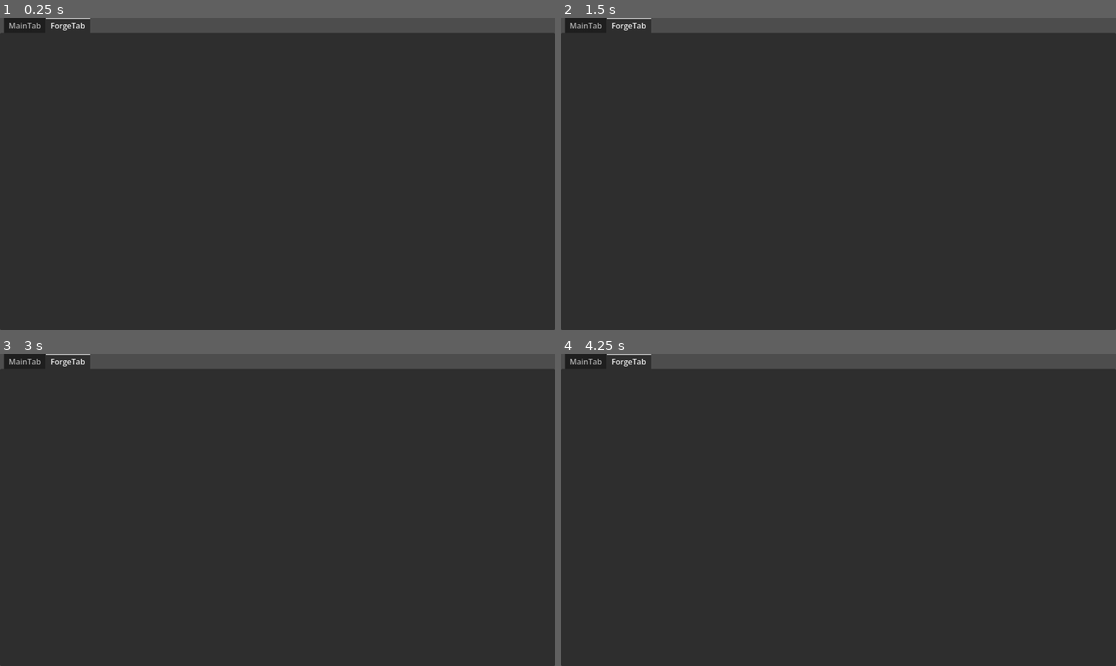
Above: before the commit, frames 1-4 (two rows, left to right).
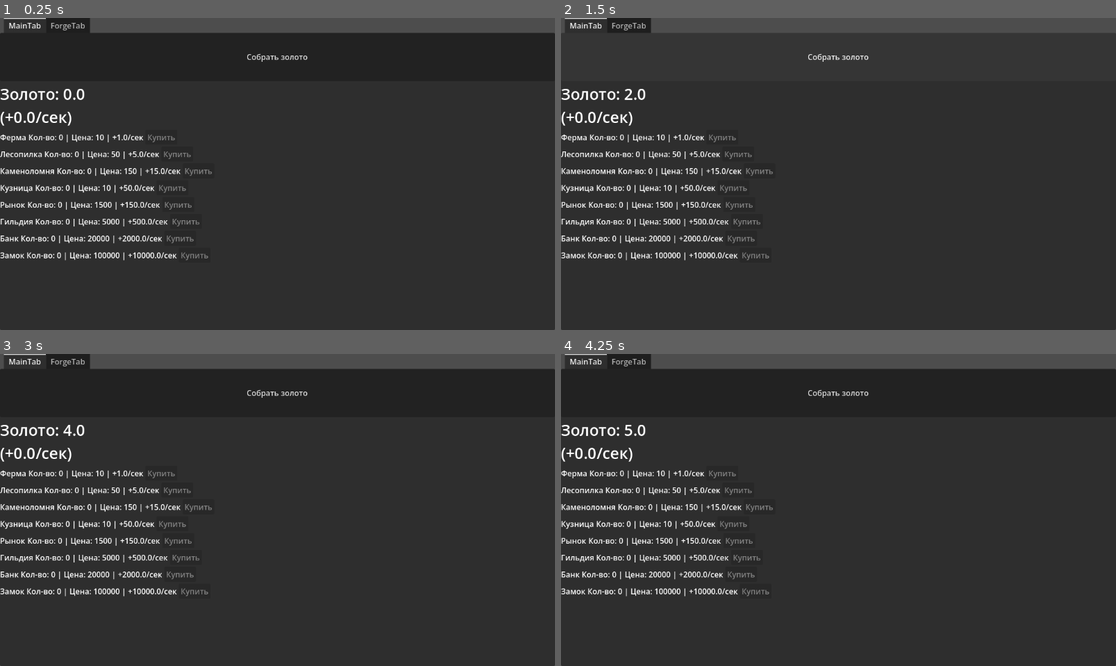
Above: after the commit, the same moments.

Repository: VPodolski/KinkdomClicker
Game: Godot game, scene res://main.tscn
Same seed, same stepped clock (60 frames per second), same inputs: the game is played once before the commit and once after it.
Inputs (mouse positions are in pixels of both pictures, inside the frame that each line leads up to):
- Up to frame 1 (0.25 s): no input
- Up to frame 2 (1.5 s): click (838, 55) at 0.5 s, where only the run after the commit has a clickable "Собрать золото"; click (838, 55) at 1.25 s, where only the run after the commit has a clickable "Собрать золото"
- Up to frame 3 (3 s): click (277, 391) at 2 s, where only the run after the commit has a clickable "Собрать золото"; tap Enter at 2.75 s; move the mouse to (399, 494) at 2.77 s
- Up to frame 4 (4.25 s): tap Space at 3.5 s; move the mouse to (727, 525) at 3.52 s

The runs differ from the first frame. In frame 1, 3.3% of the frame differs, in the area x 0-56%, y 0-78%; in frame 2, 3.4%; in frame 3, 3.3%; in frame 4, 3.3%.

Commit message:
Passive income of gold has been fixed

Diff:
--- a/Scripts/Economy.gd
+++ b/Scripts/Economy.gd
@@ -4,6 +4,8 @@
 var gold_per_click: float = 1
 var click_income_ratio: float = 0.0
 var global_income_multiplier: float = 1.0
+
+var ui_update_timer := 0.0
 
 func add_gold(amount: float):
 	gold += amount
--- a/Scripts/Game.gd
+++ b/Scripts/Game.gd
@@ -35,7 +35,7 @@
 		u.is_crafting = true
 		emit_signal("gold_changed", economy.gold)
 
-func update(delta):
+func _process(delta):
 	var income = buildings.get_total_income(economy.global_income_multiplier)
 	economy.add_gold(income * delta)
 
--- a/UI/MainUI.gd
+++ b/UI/MainUI.gd
@@ -12,6 +12,7 @@
 var building_item_scene = preload("res://ui/BuildingItem.tscn")
 var upgrade_item_scene = preload("res://ui/UpgradeItem.tscn")
 
+var ui_update_timer = 0.0
 
 func _ready():
 	await get_tree().process_frame
@@ -25,6 +26,15 @@
 	create_buildings_ui()
 	create_upgrades_ui()
 
+
+func _process(delta):
+	ui_update_timer += delta
+
+	if ui_update_timer >= 0.05: # 20 раз в секунду
+			update_gold(game.economy.gold)
+			update_upgrades_ui()
+			update_buildings_ui()
+			update_visibility()
 
 # =========================
 # 🖱️ INPUT
@@ -47,7 +57,10 @@
 # =========================
 
 func update_gold(value):
-	gold_label.text = str(int(value))
+	var text ="Золото: %.1f" % value + \
+	"\n(+" + str(game.buildings.get_total_income(game.economy.global_income_multiplier)) + "/сек)"
+
+	gold_label.text = str(text)
 
 
 # =========================
@@ -70,7 +83,7 @@
 
 func update_buildings_ui():
 	for child in buildings_container.get_children():
-		child.update_ui()
+		child.update_ui(game.economy.gold)
 
 
 # =========================
--- a/main.tscn
+++ b/main.tscn
@@ -18,10 +18,9 @@
 anchor_bottom = 1.0
 grow_horizontal = 2
 grow_vertical = 2
-current_tab = 1
+current_tab = 0
 
 [node name="MainTab" type="VBoxContainer" parent="TabContainer" unique_id=1750776209]
-visible = false
 layout_mode = 2
 metadata/_tab_index = 0
 
@@ -42,6 +41,7 @@
 layout_mode = 2
 
 [node name="ForgeTab" type="VBoxContainer" parent="TabContainer" unique_id=199863777]
+visible = false
 layout_mode = 2
 metadata/_tab_index = 1
 
